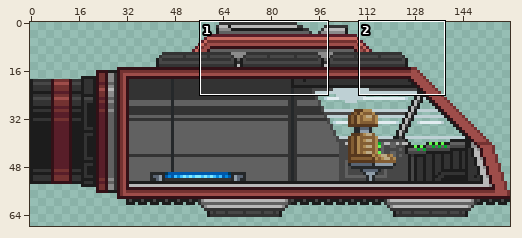
Sprite sheet -- branches/Grafics_Under_Development/madtulip/techs/scoutships/human/madtulip_human_scoutship.png. Above: a wide view before the commit, with the close-up outlined.
Close-up. The starting point:
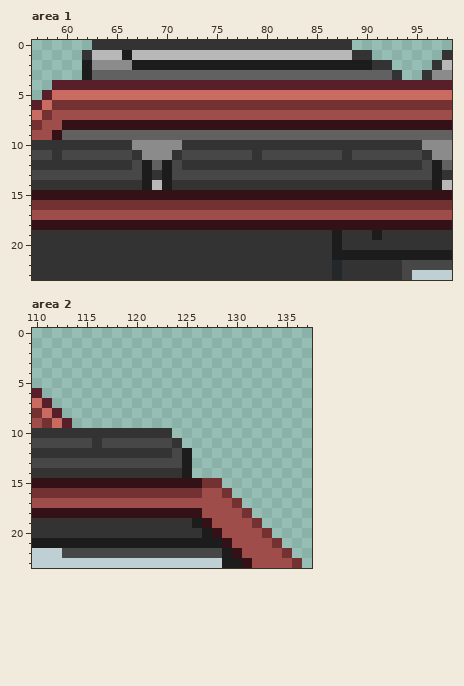
The file is 160x68 pixels. Colours within 5 levels of each other are drawn and written as one. Shown: area 1: x 57..98, y 0..23; area 2: x 110..137, y 0..23.
The result:
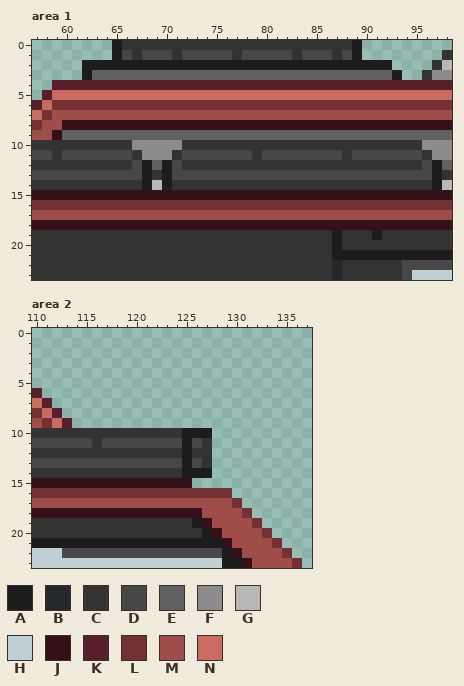
Palette (. is transparent): A #1c1c1c  B #25282a  C #333333  D #474747  E #616161  F #8b8b8b  G #b8b8b8  H #bed0d4  J #331117  K #581e29  L #733231  M #9e4d4a  N #c96b61
The author wrote: back and down thrusers addon to scoutships
Changes in this commit:
{"where": "area 1"}
{"y":0,"x":63,"old":"CCC","new":"..A"}
{"y":0,"x":89,"old":".","new":"A"}
{"y":1,"x":62,"old":"CGGGAGGGGGGGGGGGGGGGGGGGGGGCC","new":"...ADCDDDCDDDDDCDDDDDCDDDCDA."}
{"y":2,"x":63,"old":"FFFF","new":"AAAA"}
{"y":2,"x":91,"old":"CC","new":"AA"}
{"y":3,"x":93,"old":"C","new":"A"}
{"where": "area 2"}
{"y":10,"x":124,"old":"....","new":"CAAA"}
{"y":11,"x":124,"old":"C...","new":"DADC"}
{"y":12,"x":124,"old":"D","new":"C"}
{"y":12,"x":126,"old":"..","new":"CC"}
{"y":13,"x":126,"old":"..","new":"DC"}
{"y":14,"x":126,"old":"..","new":"AA"}
{"y":15,"x":126,"old":"JLL","new":"..."}
{"y":16,"x":127,"old":"MM","new":"LL"}
{"label":"changed","picture_box":[82,40,402,80]}
{"label":"changed","picture_box":[172,428,222,498]}
